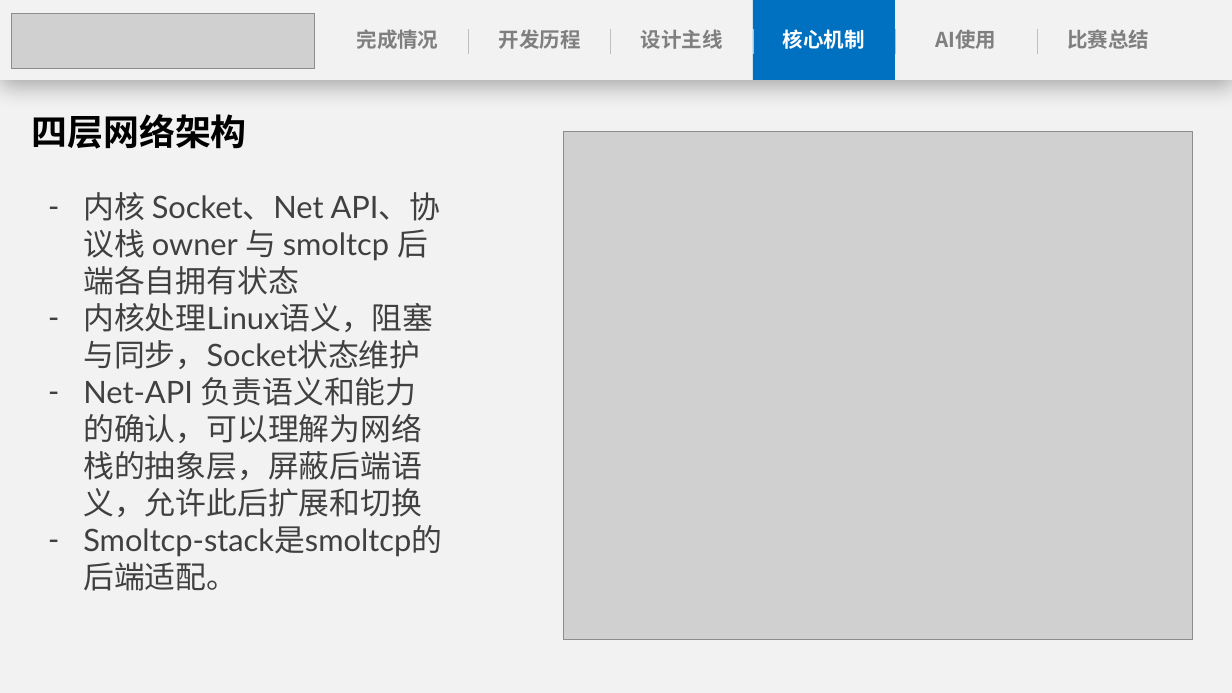
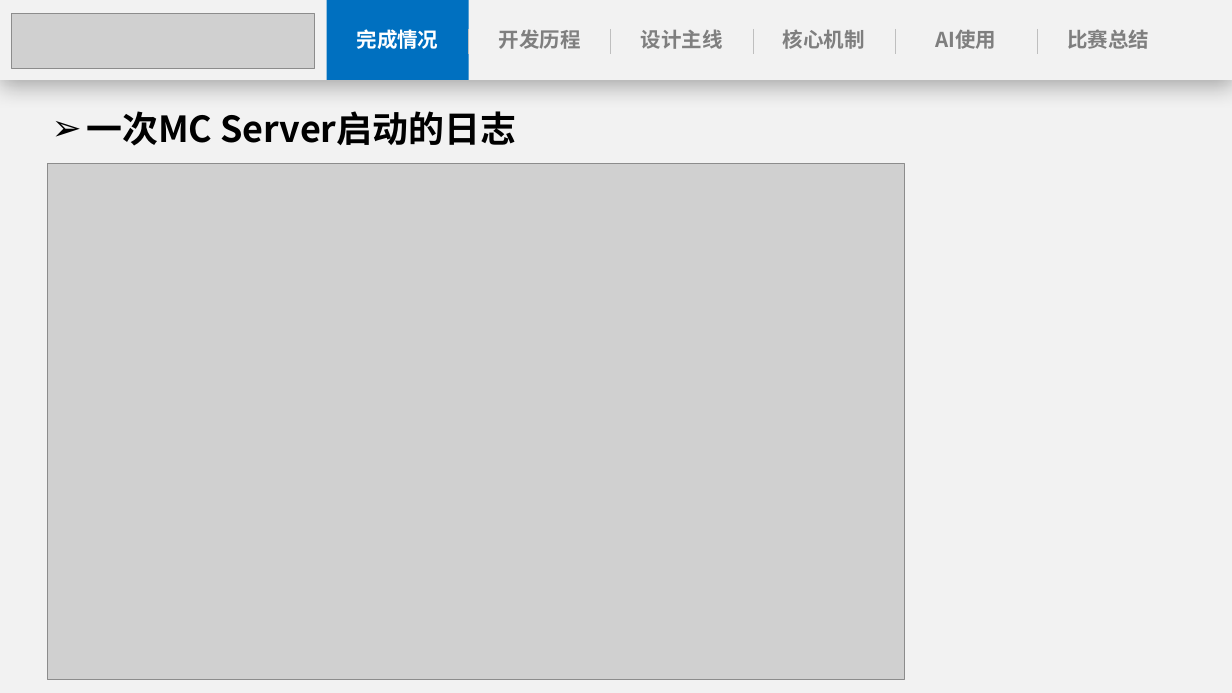
Before and after one commit to anemone-os/anemone, a slide deck: slide 7 of report/ppt/Anemone决赛演示文稿.pptx (slide 23 before the commit). Drawn at 1232x693 pixels with LibreOffice and Linux fonts; fonts in the diff are those of the drawing; grey boxes stand for pictures. Boxes give left, top, right and bottom in pixels: in the first picture for what was removed or moved away, otherwise in the second. Text is boxed around its words. In the diff, an @@ line names an element or a change of style, - is before the commit and + after.

```diff
--- a/report/ppt/Anemone决赛演示文稿.pptx
+++ b/report/ppt/Anemone决赛演示文稿.pptx
@@ text "完成情况" at (357,29,439,49): text colour #7F7F7F to #FFFFFF @@
@@ rectangle: place and size @@
-rectangle at (753,0,896,80)
+rectangle at (326,0,469,80)
@@ text "核心机制" at (783,29,865,49): text colour #FFFFFF to #7F7F7F @@
@@ text removed at (32,114,247,149) @@
-四层网络架构
@@ text added at (86,111,516,146), 28 pt, text #000000, bold @@
+➢ 一次MC Server启动的日志
@@ picture removed at (564,131,1192,640) @@
@@ picture added at (47,164,904,680) @@
@@ text removed at (83,192,442,591) @@
-– 内核 Socket、Net API、协议栈 owner 与 smoltcp 后端各自拥有状态
-– 内核处理Linux语义，阻塞与同步，Socket状态维护
-– Net-API 负责语义和能力的确认，可以理解为网络栈的抽象层，屏蔽后端语义，允许此后扩展和切换
-– Smoltcp-stack是smoltcp的后端适配。
```
Also in this commit, not shown: 25 other slides changed.
